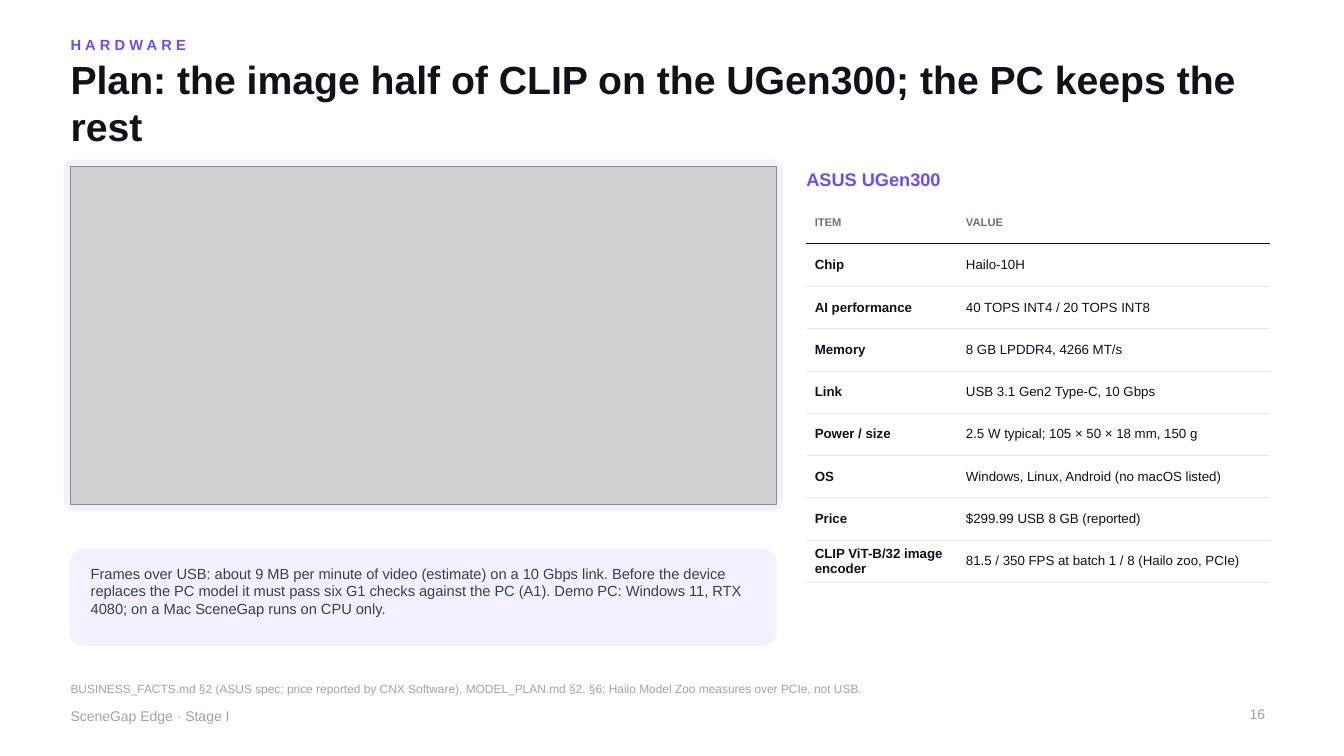
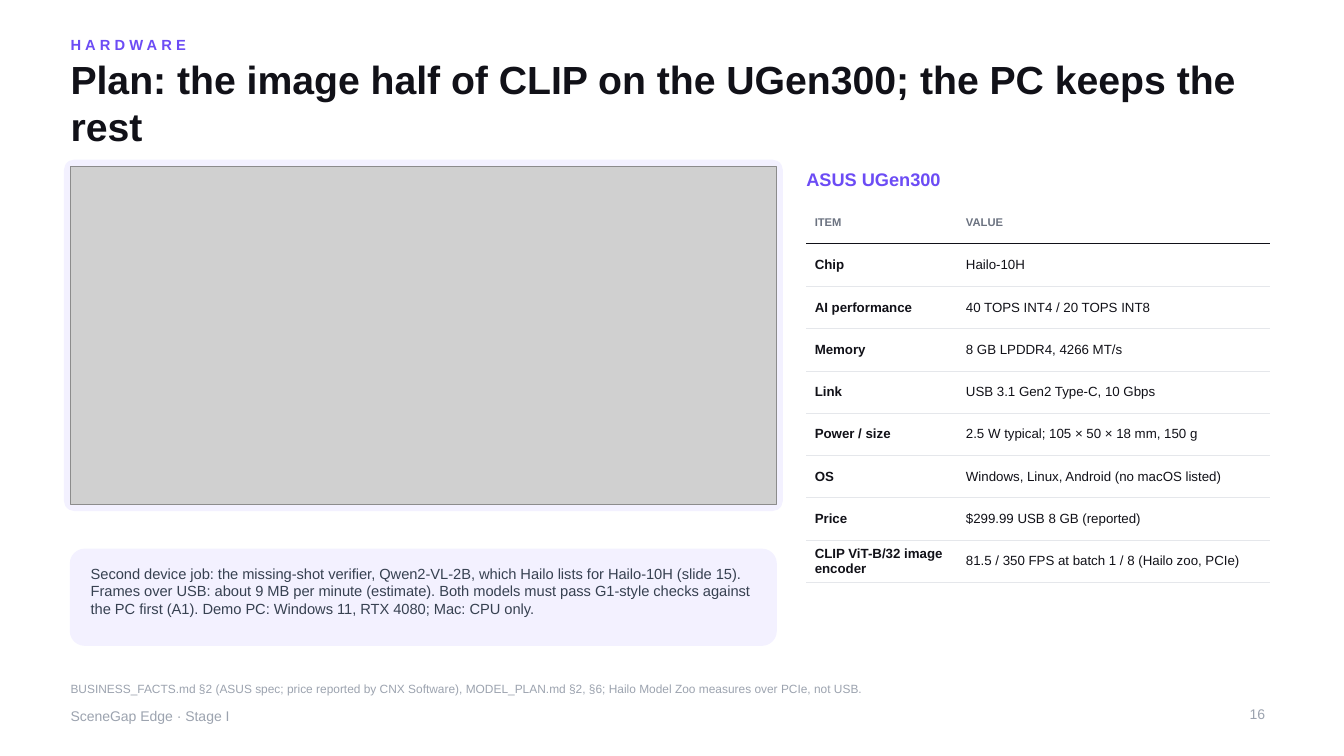
Before and after one commit to yu9bryan/scenegap-edge, a slide deck: slide 16 of docs/deck/SceneGapEdge_StageI_Proposal.pptx. Drawn at 1344x756 pixels with LibreOffice and Linux fonts; fonts in the diff are those of the drawing; grey boxes stand for pictures. Boxes give left, top, right and bottom in pixels: in the first picture for what was removed or moved away, otherwise in the second. Text is boxed around its words. In the diff, an @@ line names an element or a change of style, - is before the commit and + after.

```diff
--- a/docs/deck/SceneGapEdge_StageI_Proposal.pptx
+++ b/docs/deck/SceneGapEdge_StageI_Proposal.pptx
@@ text at (91,568,750,617): text changed @@
-Frames over USB: about 9 MB per minute of video (estimate) on a 10 Gbps link. Before the device replaces the PC model it must pass six G1 checks against the PC (A1). Demo PC: Windows 11, RTX 4080; on a Mac SceneGap runs on CPU only.
+Second device job: the missing-shot verifier, Qwen2-VL-2B, which Hailo lists for Hailo-10H (slide 15). Frames over USB: about 9 MB per minute (estimate). Both models must pass G1-style checks against the PC first (A1). Demo PC: Windows 11, RTX 4080; Mac: CPU only.
```
Also in this commit, not shown: 4 other slides changed, 9 other files.
